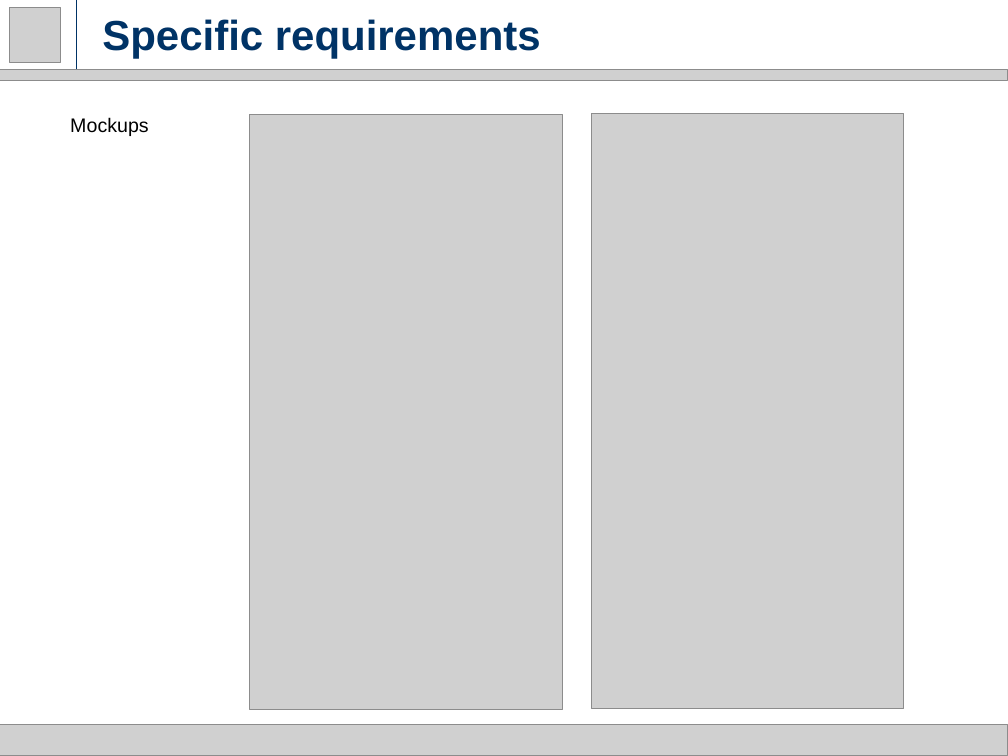
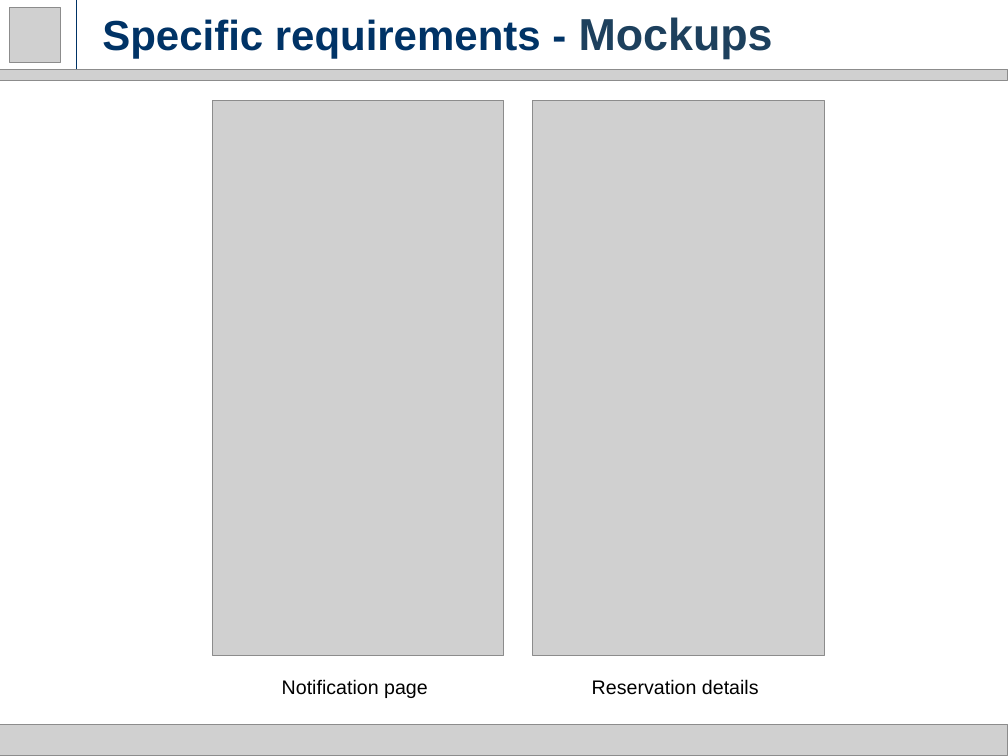
Before and after one commit to milica13629/SW2015, a slide deck: slide 12 of RASD.pptx (slide 11 before the commit). Drawn at 1008x756 pixels with LibreOffice and Linux fonts; fonts in the diff are those of the drawing; grey boxes stand for pictures. Boxes give left, top, right and bottom in pixels: in the first picture for what was removed or moved away, otherwise in the second. Text is boxed around its words. In the diff, an @@ line names an element or a change of style, - is before the commit and + after.

```diff
--- a/RASD.pptx
+++ b/RASD.pptx
@@ title at bbox=[102, 17, 773, 59]: text changed @@
-Specific requirements
+Specific requirements - Mockups
@@ text removed at bbox=[70, 117, 149, 136] @@
-Mockups
@@ picture: place and size @@
-picture at bbox=[250, 114, 562, 710]
+picture at bbox=[213, 100, 504, 655]
@@ picture: place and size @@
-picture at bbox=[592, 114, 904, 710]
+picture at bbox=[533, 100, 825, 655]
@@ text added at bbox=[282, 679, 428, 698], 14 pt, text #000000 @@
+Notification page
@@ text added at bbox=[592, 679, 759, 695], 14 pt, text #000000 @@
+Reservation details
```
Also in this commit, not shown: 10 other slides changed, 11 slides added, 1 slide removed.
